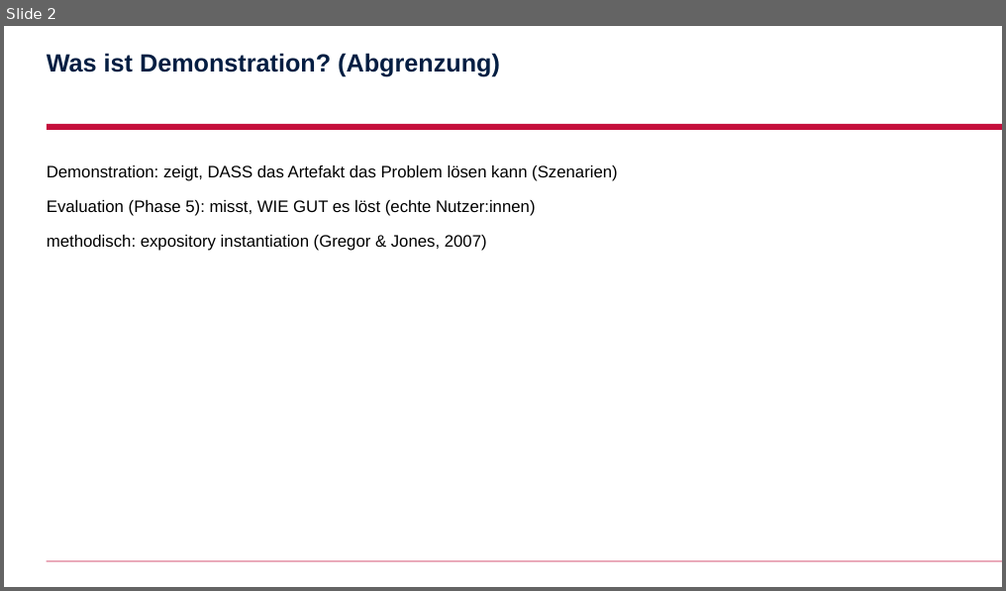
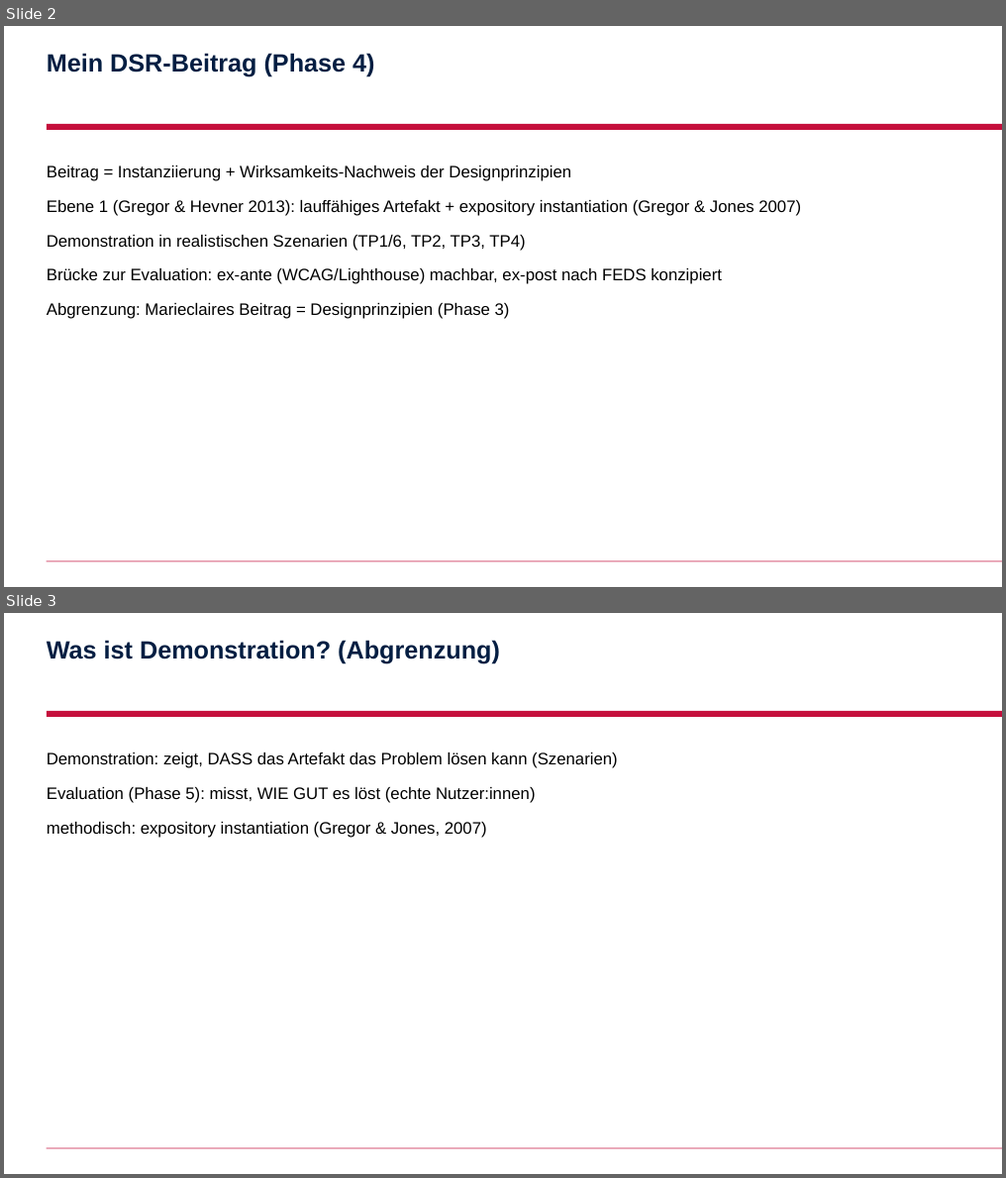
Before and after one commit to AnshulAgrawal7/zoe-sustainability-platform, a slide deck: docs/slides/anshul.pptx. Shown one above the other, each under a label of ours: slide 2 before the commit, slides 2 and 3 after it. The pictures are 1006x591 and 1006x1178 pixels, drawn with LibreOffice and Linux fonts; fonts in the diff are those of the drawing; background and template pictures are left out. Boxes give left, top, right and bottom in pixels: in the first picture for what was removed or moved away, otherwise in the second. Text is boxed around its words. In the diff, an @@ line names an element or a change of style, - is before the commit and + after.

```diff
--- a/docs/slides/anshul.pptx
+++ b/docs/slides/anshul.pptx
@@ slide 2 added at (4, 26, 1002, 587), background #FFFFFF; not listed: 2 template elements that a slide beside it also shows @@
@@ title added at (47, 53, 374, 77), 24 pt, text #041E42, bold @@
+Mein DSR-Beitrag (Phase 4)
@@ text added at (47, 166, 801, 319), 16 pt, text #000000 @@
+Beitrag = Instanziierung + Wirksamkeits-Nachweis der Designprinzipien
+Ebene 1 (Gregor & Hevner 2013): lauffähiges Artefakt + expository instantiation (Gregor & Jones 2007)
+Demonstration in realistischen Szenarien (TP1/6, TP2, TP3, TP4)
+Brücke zur Evaluation: ex-ante (WCAG/Lighthouse) machbar, ex-post nach FEDS konzipiert
+Abgrenzung: Marieclaires Beitrag = Designprinzipien (Phase 3)
@@ what was slide 2 is now slide 3 @@
```
Also in this commit, not shown: 3 other files.
